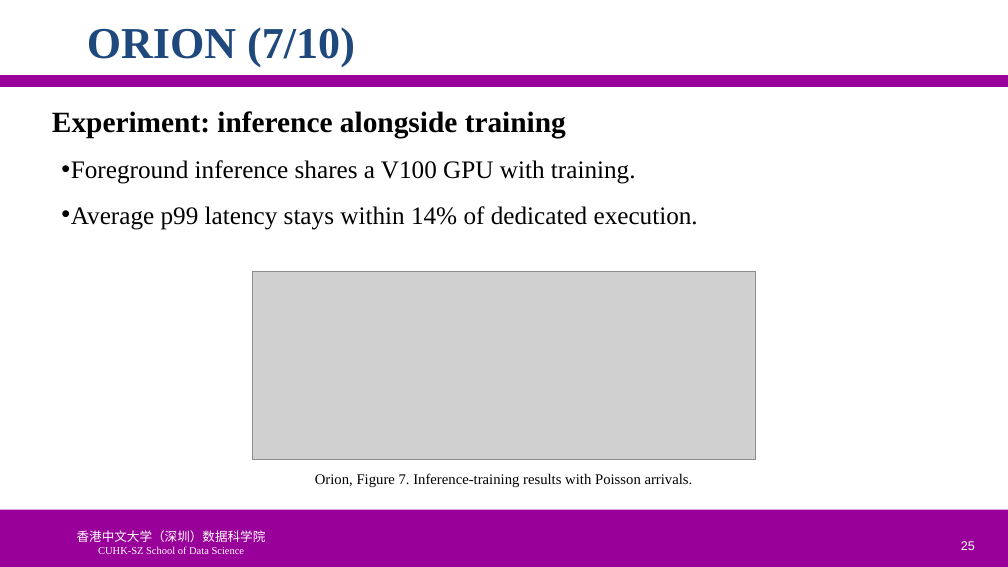
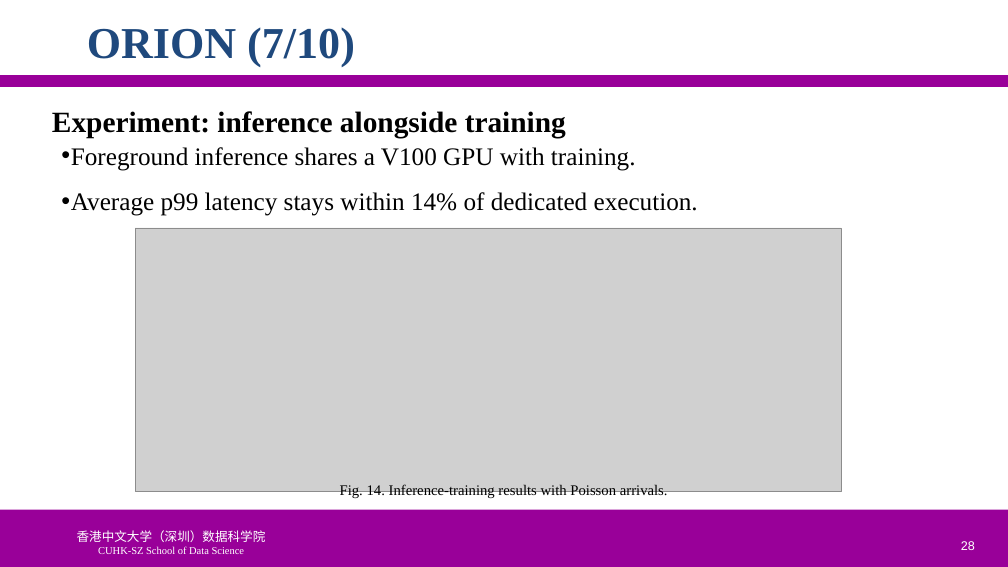
Before and after one commit to ychung1103/ychung1103.github.io, a slide deck: slide 28 of Slides/CSC6103/PPT/05-1110-徐昱玮-225040464.pptx (slide 25 before the commit). Drawn at 1008x567 pixels with LibreOffice and Linux fonts; fonts in the diff are those of the drawing; grey boxes stand for pictures; background and template pictures are left out. Boxes give left, top, right and bottom in pixels: in the first picture for what was removed or moved away, otherwise in the second. Text is boxed around its words. In the diff, an @@ line names an element or a change of style, - is before the commit and + after.

```diff
--- a/Slides/CSC6103/PPT/05-1110-徐昱玮-225040464.pptx
+++ b/Slides/CSC6103/PPT/05-1110-徐昱玮-225040464.pptx
@@ text "Foreground inference shares a V100 ...": place and size @@
-text "Foreground inference shares a V100 ..." at [71, 160, 698, 230]
+text "Foreground inference shares a V100 ..." at [71, 147, 698, 216]
@@ picture: place and size @@
-picture at [253, 271, 756, 460]
+picture at [135, 228, 842, 492]
@@ text at [340, 484, 668, 498]: text changed @@
-Orion, Figure 7. Inference-training results with Poisson arrivals.
+Fig. 14. Inference-training results with Poisson arrivals.
```
Also in this commit, not shown: 26 other slides changed, 3 slides added.
